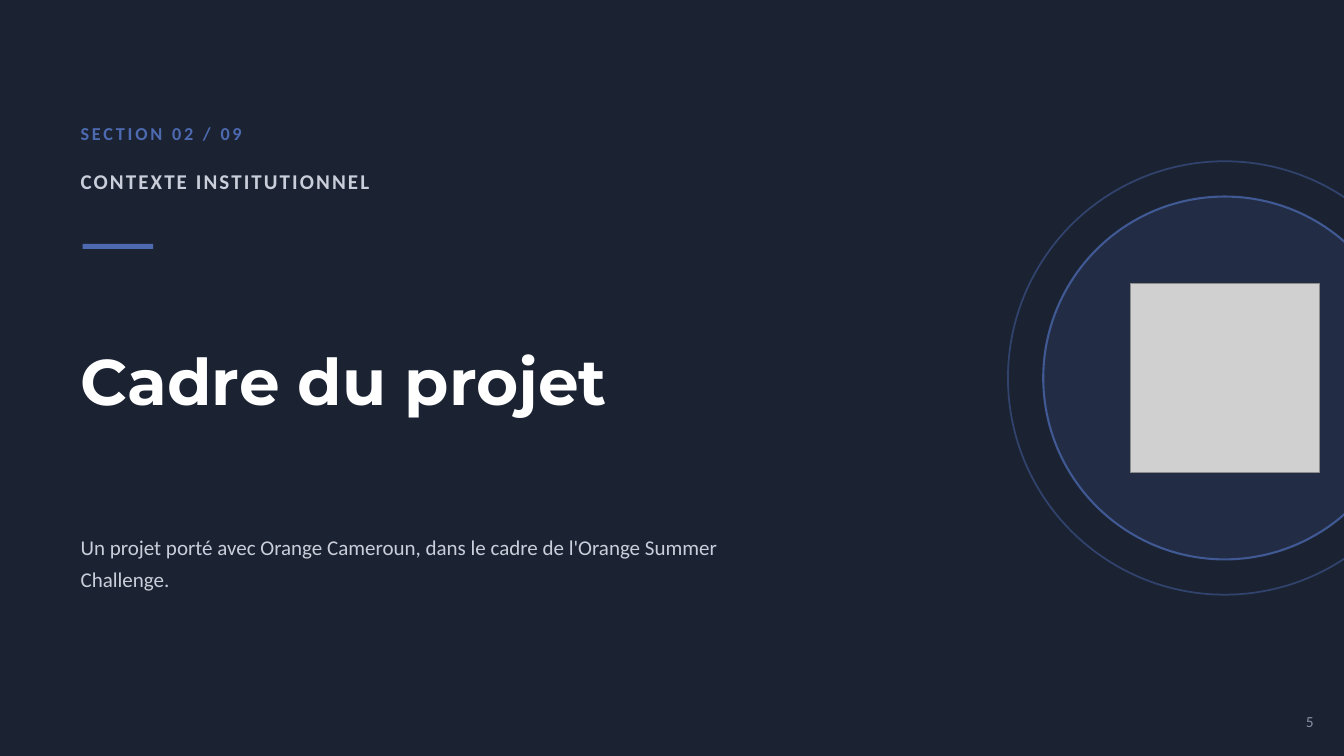
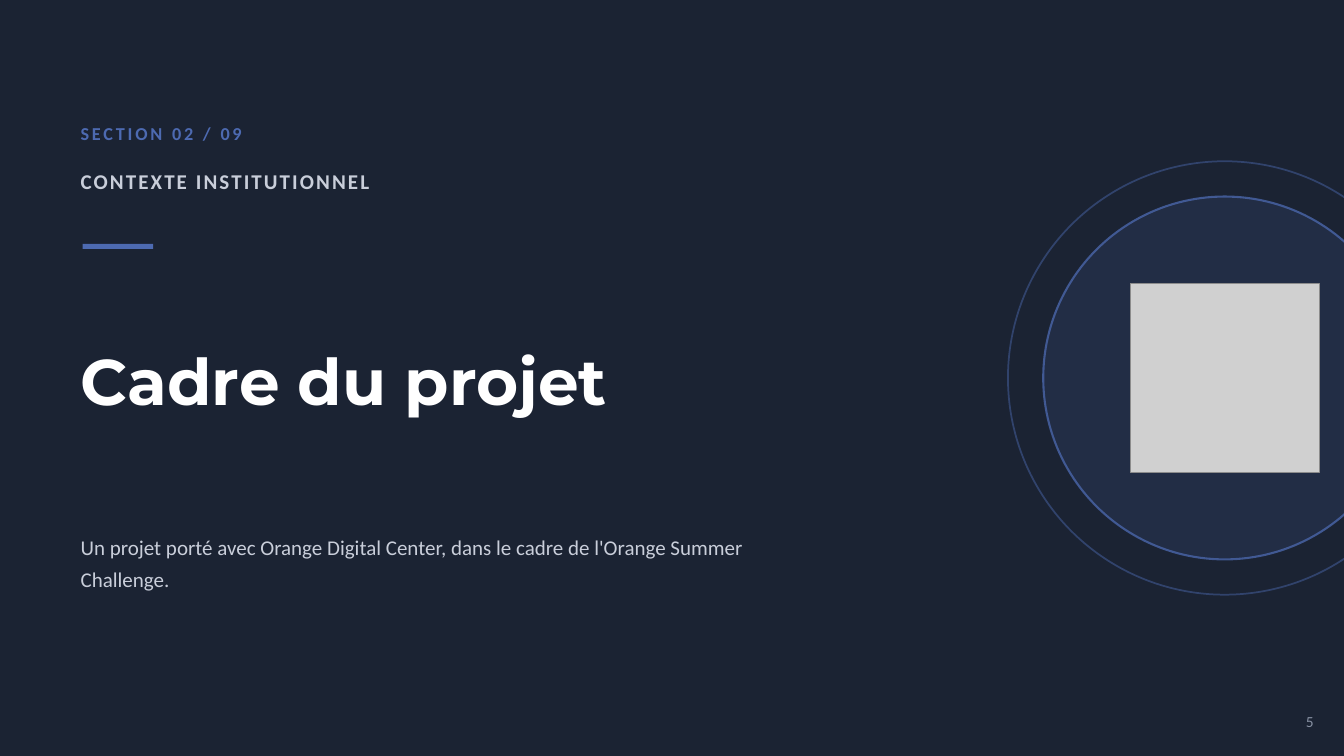
Before and after one commit to kwismo-support/Kwismo, a slide deck: slide 5 of cadrage/KWISMO_Presentation.pptx. Drawn at 1344x756 pixels with LibreOffice and Linux fonts; fonts in the diff are those of the drawing; grey boxes stand for pictures; background and template pictures are left out. Boxes give left, top, right and bottom in pixels: in the first picture for what was removed or moved away, otherwise in the second. Text is boxed around its words. In the diff, an @@ line names an element or a change of style, - is before the commit and + after.

```diff
--- a/cadrage/KWISMO_Presentation.pptx
+++ b/cadrage/KWISMO_Presentation.pptx
@@ text at (x1=81, y1=540, x2=742, y2=591): text changed @@
-Un projet porté avec Orange Cameroun, dans le cadre de l'Orange Summer Challenge.
+Un projet porté avec Orange Digital Center, dans le cadre de l'Orange Summer Challenge.
```
Also in this commit, not shown: 11 other slides changed, 2 slides removed, 22 other files.
